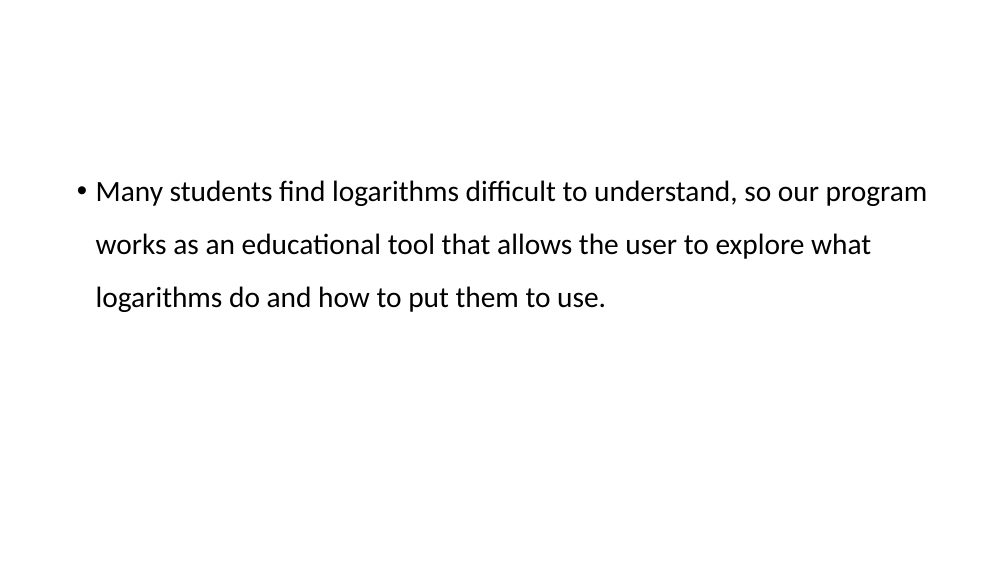
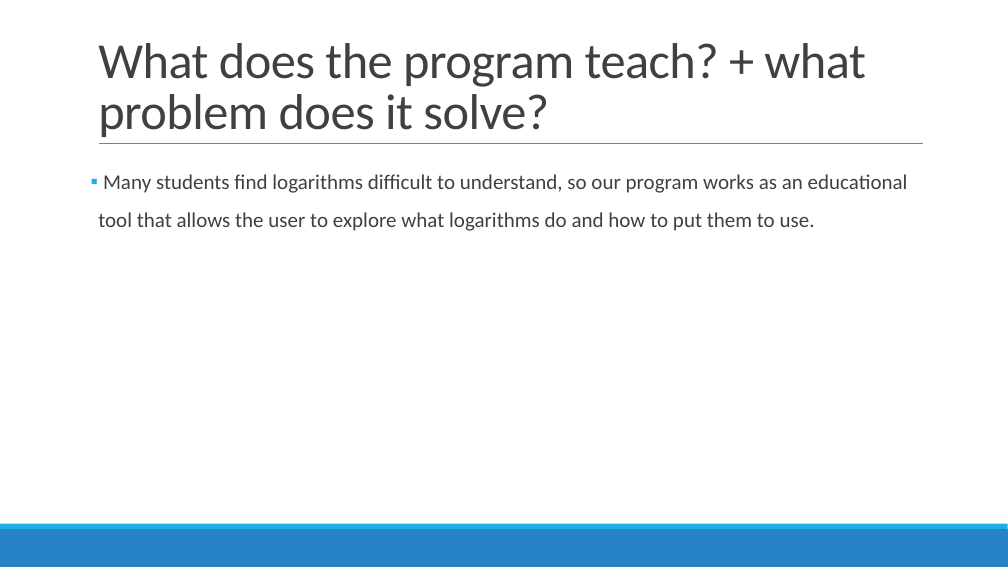
Before and after one commit to jaloaguero/GeometricSeriesProgram, a slide deck: slide 6 of TAMUhackpresentation.pptx (slide 5 before the commit). Drawn at 1008x567 pixels with LibreOffice and Linux fonts; fonts in the diff are those of the drawing. Boxes give left, top, right and bottom in pixels: in the first picture for what was removed or moved away, otherwise in the second. Text is boxed around its words. In the diff, an @@ line names an element or a change of style, - is before the commit and + after.

```diff
--- a/TAMUhackpresentation.pptx
+++ b/TAMUhackpresentation.pptx
@@ title added at (98,43,865,137), 48 pt, text #404040 @@
+What does the program teach? + what problem does it solve?
@@ line added from (99, 144) to (923, 144), #808080 0.5 pt @@
@@ text "Many students find logarithms difficult ..." at (98,174,908,231): size 28 to 20 pt, text colour #000000 to #404040; bullet • to ▪; more space between paragraphs @@
@@ rectangle added at (0,529,1008,567), fill #2683C6 @@
@@ rectangle added at (0,524,1008,529), fill #1CADE4 @@
```
Also in this commit, not shown: 4 other slides changed, 1 slide added.
